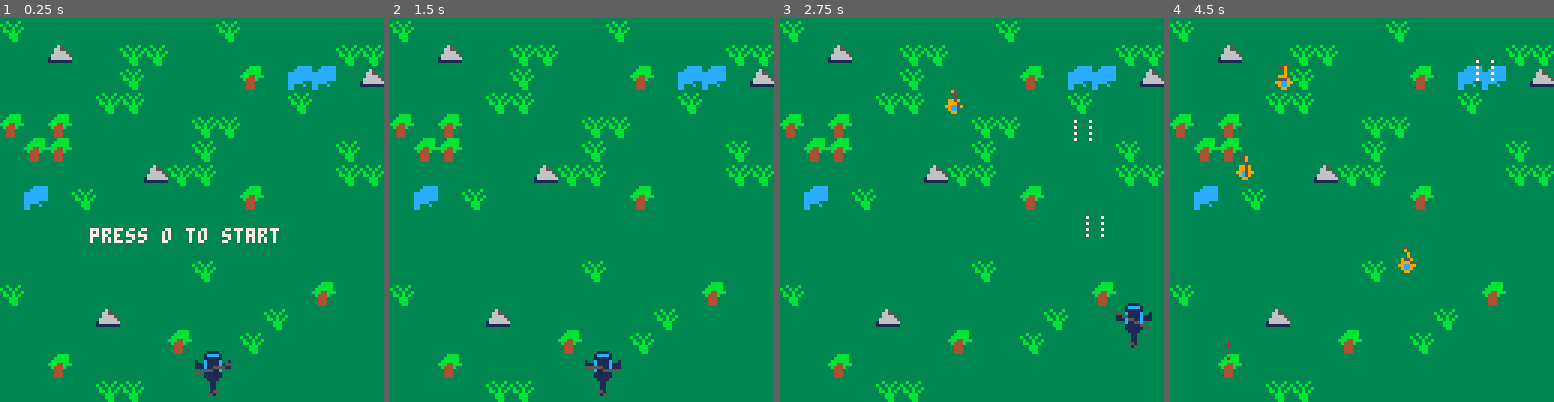
Above: before the commit, frames 1-4 (left to right).
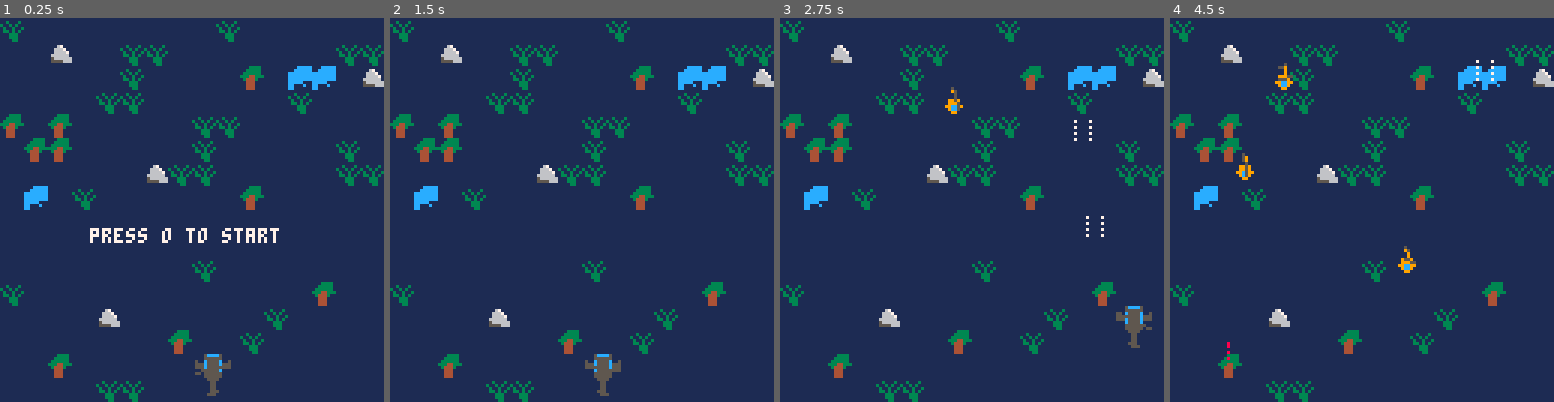
Above: after the commit, the same moments.

Repository: zeenix/pico-8
Game: PICO-8 cartridge airwolf/airwolf.p8
The game is run twice, just before and just after one commit, with the same random seed, the same clock (stepped at 60 frames per second) and the same inputs.
Inputs:
- Up to frame 1 (0.25 s): no input
- Up to frame 2 (1.5 s): tap X (X key) at 0.33, 1.07 s; tap O (Z key) at 0.7 s
- Up to frame 3 (2.75 s): hold Right 1.6-2.1 s; tap O (Z key) at 1.7, 2.1, 2.5 s; tap X (X key) at 1.85 s; hold Up 2.15-2.42 s; hold Right from 2.47 s (still down)
- Up to frame 4 (4.5 s): tap O (Z key) every 0.4 s from 2.9 to 4.1 s; tap X (X key) at 2.97, 4.08 s; release Right at 3.03 s; hold Left 3.08-3.58 s; hold Down 3.63-3.97 s; hold Right from 4.02 s (still down)

The runs differ from the first frame. In frame 1, 97% of the frame differs, in the area x 0-100%, y 0-100%; in frame 2, 98%; in frame 3, 97%; in frame 4, 97%.

Commit message:
Dark blue bg

Diff:
--- a/airwolf/airwolf.p8
+++ b/airwolf/airwolf.p8
@@ -12,21 +12,21 @@
 #include main.lua
 
 __gfx__
-000000000000001111000000000000000000000000000000000000003333333333333333333bbbb3333ccccc3333333300000000000000000000000000000000
-00000000000001cccc10000000000000000000000000000000000000333653333333333333bbbbb333cccccc33b333b300000000000000000000000000000000
-0000000000000111111000000000000000000000000000000000000033665533333333333bbbbbb3ccccccccb33b3b3300000000000000000000000000000000
-0000000000100c1111c00100000000000000000000000000000000003366665333333333bbb44bbbcccccccc3b33b33b00000000000000000000000000000000
-0000000000111c1111c111000000000000000000000000000000000036666665333333333b444b33cccccccc3bb3b3b300000000000000000000000000000000
-0000000000111c1111c1110000000000000000000000000000000000166666663333333333444333ccccc333333bbb3300000000000000000000000000000000
-0000000000000c1111c0000000000000000000000000000000000000111111113333333333444333cc333c33333bbb3300000000000000000000000000000000
-00000000000001111110000000000000000000000000000000000000333333333333333333444333cc3333333333bb3300000000000000000000000000000000
-00000000000001111110000000000000000000000000000000000000000000000000000000000000000000000000000000000000000000000000000000000000
-00000000000000111100000000000000000000000000000000000000000000000000000000000000000000000000000000000000000000000000000000000000
-00000000000000011000000000000000000000000000000000000000000000000000000000000000000000000000000000000000000000000000000000000000
-00000000000000011000000000000000000000000000000000000000000000000000000000000000000000000000000000000000000000000000000000000000
-00000000000000011000000000000000000000000000000000000000000000000000000000000000000000000000000000000000000000000000000000000000
-00000000000000011000000000000000000000000000000000000000000000000000000000000000000000000000000000000000000000000000000000000000
-00000000000000011000000000000000000000000000000000000000000000000000000000000000000000000000000000000000000000000000000000000000
+00000000000000111100000000000000000000000000000000000000111111111111111111133331111ccccc1111111100000000000000000000000000000000
+00000000000005cccc5000000000000000000000000000000000000011167111111111111133333111cccccc1131113100000000000000000000000000000000
+00000000000005555550000000000000000000000000000000000000116667111111111113333331cccccccc3113131100000000000000000000000000000000
+0000000000500c5555c0050000000000000000000000000000000000116666711111111133344333cccccccc1311311300000000000000000000000000000000
+0000000000555c5555c5550000000000000000000000000000000000166666611111111113444311cccccccc1331313100000000000000000000000000000000
+0000000000555c5555c5550000000000000000000000000000000000156666661111111111444111ccccc1111113331100000000000000000000000000000000
+0000000000000c5555c0000000000000000000000000000000000000155556661111111111444111cc111c111113331100000000000000000000000000000000
+00000000000005555550000000000000000000000000000000000000111111111111111111444111cc1111111111331100000000000000000000000000000000
+00000000000005555550000000000000000000000000000000000000000000000000000000000000000000000000000000000000000000000000000000000000
+00000000000000555500000000000000000000000000000000000000000000000000000000000000000000000000000000000000000000000000000000000000
+00000000000000055000000000000000000000000000000000000000000000000000000000000000000000000000000000000000000000000000000000000000
+00000000000000055000000000000000000000000000000000000000000000000000000000000000000000000000000000000000000000000000000000000000
+00000000000000055000000000000000000000000000000000000000000000000000000000000000000000000000000000000000000000000000000000000000
+00000000000000055000000000000000000000000000000000000000000000000000000000000000000000000000000000000000000000000000000000000000
+00000000000000055000000000000000000000000000000000000000000000000000000000000000000000000000000000000000000000000000000000000000
 00000000000000000000000000000000000000000000000000000000000000000000000000000000000000000000000000000000000000000000000000000000
 00099000000000000000000000000000000000000000000000000000000000000000000000000000000000000000000000000000000000000000000000000000
 00009000000000000000000000000000000000000000000000000000000000000000000000000000000000000000000000000000000000000000000000000000
